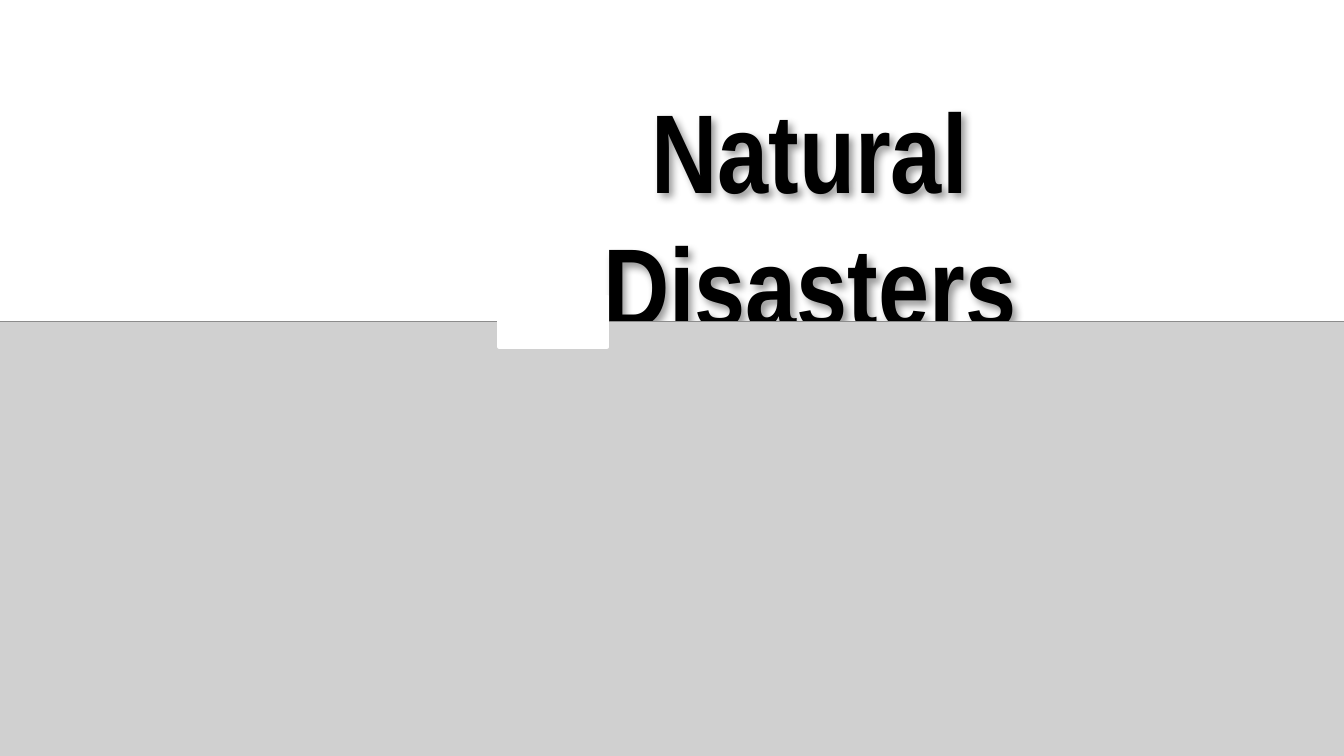
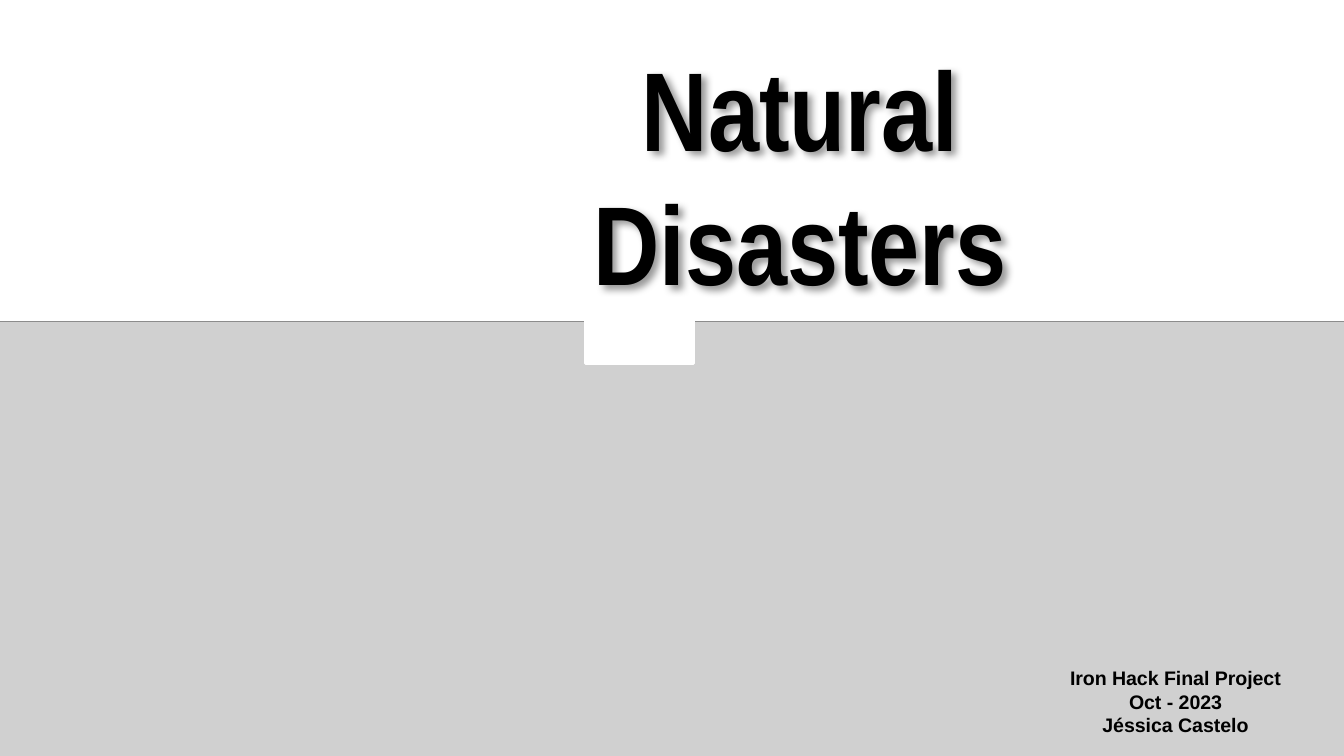
Before and after one commit to Jessica-DA23/NaturalDisasters---Final-Project, a slide deck: slide 1 of Presentation/Natural Disaster Presentation.pptx. Drawn at 1344x756 pixels with LibreOffice and Linux fonts; fonts in the diff are those of the drawing; grey boxes stand for pictures. Boxes give left, top, right and bottom in pixels: in the first picture for what was removed or moved away, otherwise in the second. Text is boxed around its words. In the diff, an @@ line names an element or a change of style, - is before the commit and + after.

Commit message:
Final Project

```diff
--- a/Presentation/Natural Disaster Presentation.pptx
+++ b/Presentation/Natural Disaster Presentation.pptx
@@ title "Natural Disasters" rewrapped from box(603, 112, 1016, 348) to box(593, 70, 1006, 291) @@
@@ rectangle: place and size @@
-rectangle at box(499, 297, 606, 348)
+rectangle at box(586, 313, 694, 364)
@@ text added at box(1070, 671, 1281, 732), 10.5 pt, text #000000, bold @@
+Iron Hack Final Project
+Oct - 2023
+Jéssica Castelo
```
Also in this commit, not shown: 3 other files.
